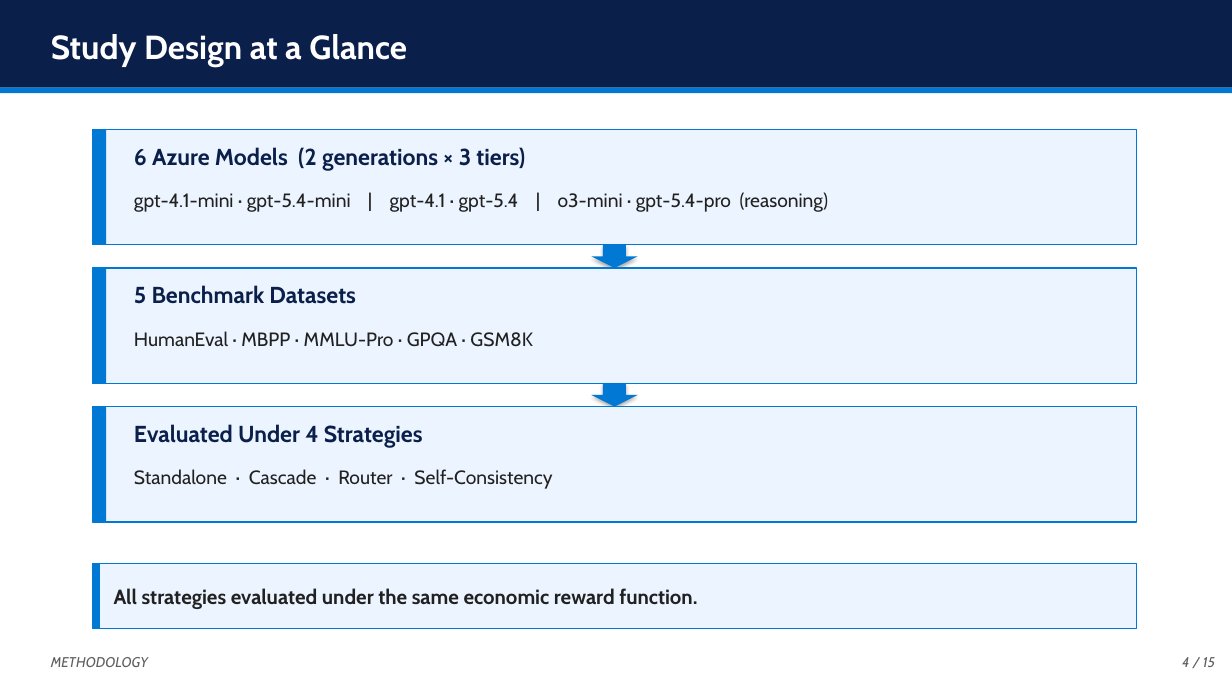
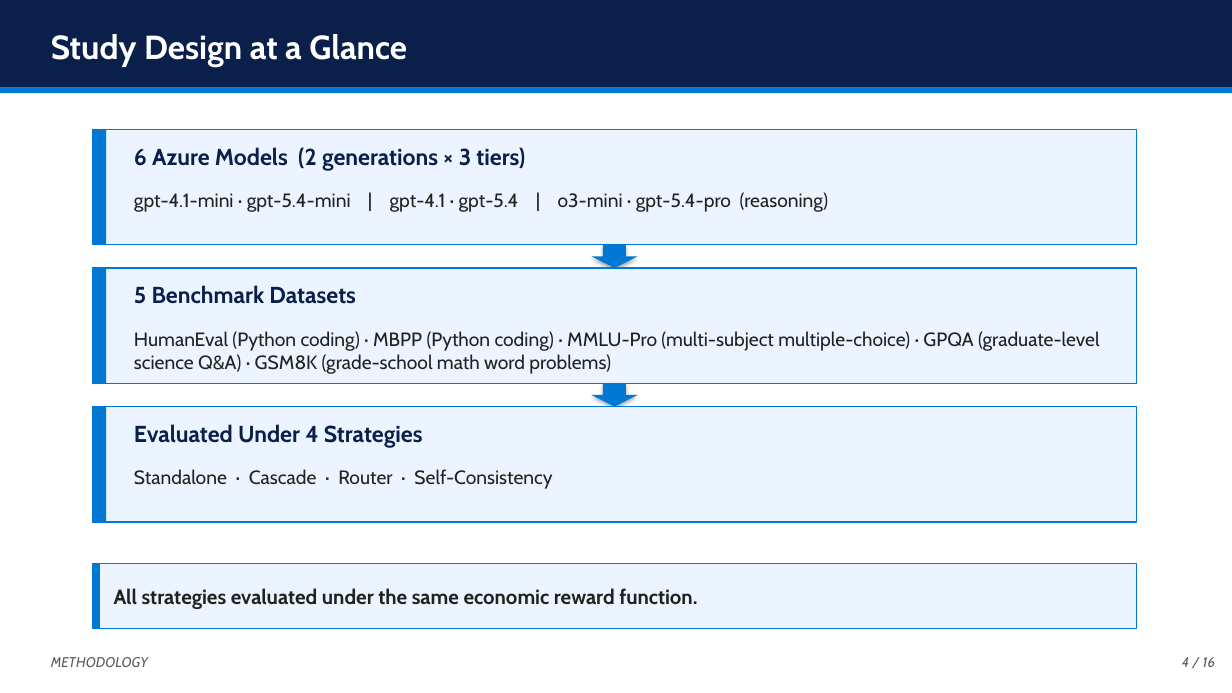
Before and after one commit to MatinAbaszada/llm-evaluation-azure, a slide deck: slide 4 of Presentation/Thesis_Defense.pptx. Drawn at 1232x693 pixels with LibreOffice and Linux fonts; fonts in the diff are those of the drawing. Boxes give left, top, right and bottom in pixels: in the first picture for what was removed or moved away, otherwise in the second. Text is boxed around its words. In the diff, an @@ line names an element or a change of style, - is before the commit and + after.

```diff
--- a/Presentation/Thesis_Defense.pptx
+++ b/Presentation/Thesis_Defense.pptx
@@ text at (x1=134, y1=331, x2=1100, y2=374): text changed @@
-HumanEval · MBPP · MMLU-Pro · GPQA · GSM8K
+HumanEval (Python coding) · MBPP (Python coding) · MMLU-Pro (multi-subject multiple-choice) · GPQA (graduate-level science Q&A) · GSM8K (grade-school math word problems)
@@ text at (x1=1182, y1=657, x2=1215, y2=667): text changed @@
-4 / 15
+4 / 16
```
Also in this commit, not shown: 17 other slides changed, 3 slides added, 8 other files.
